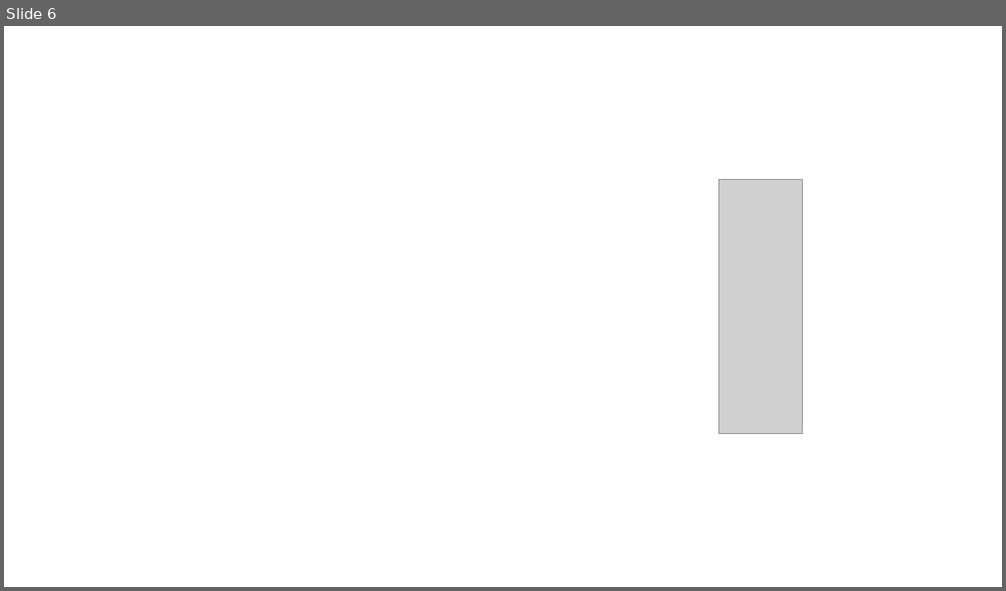
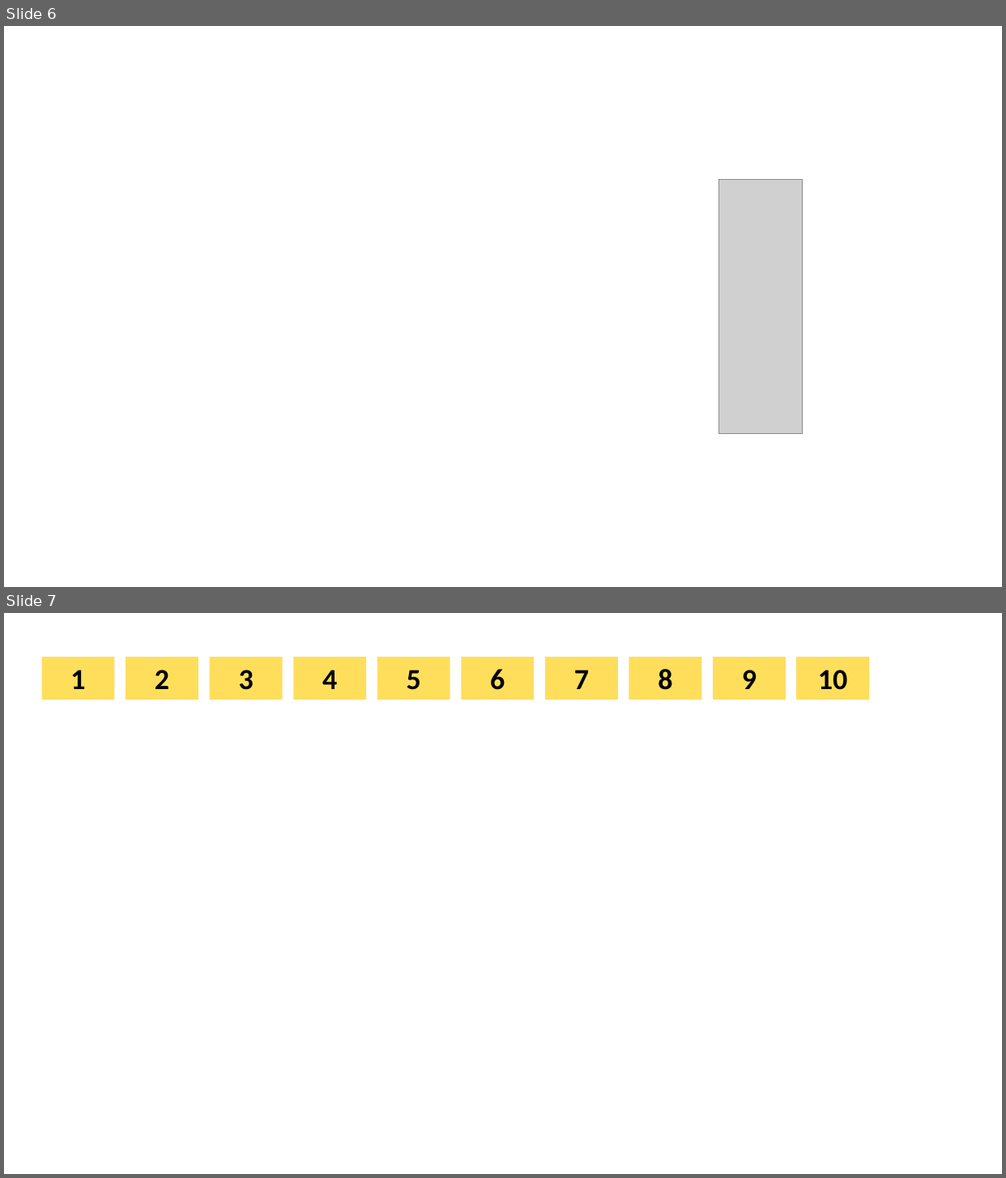
Before and after one commit to raphaeluziel/physics-sims, a slide deck: BlackBox/shapes.pptx. Shown one above the other, each under a label of ours: slide 6 before the commit, slides 6 and 7 after it. The pictures are 1006x591 and 1006x1178 pixels, drawn with LibreOffice and Linux fonts; fonts in the diff are those of the drawing; grey boxes stand for pictures. Boxes give left, top, right and bottom in pixels: in the first picture for what was removed or moved away, otherwise in the second. Text is boxed around its words. In the diff, an @@ line names an element or a change of style, - is before the commit and + after.

```diff
--- a/BlackBox/shapes.pptx
+++ b/BlackBox/shapes.pptx
@@ slide 7 added at (4, 613, 1002, 1174), background #FFFFFF @@
@@ rectangle added at (41, 658, 114, 700), fill #FFCC00 at 64% opacity, 28 pt, text #000000, bold @@
+1
@@ rectangle added at (126, 658, 198, 700), fill #FFCC00 at 64% opacity, 28 pt, text #000000, bold @@
+2
@@ rectangle added at (210, 658, 283, 700), fill #FFCC00 at 64% opacity, 28 pt, text #000000, bold @@
+3
@@ rectangle added at (294, 658, 366, 700), fill #FFCC00 at 64% opacity, 28 pt, text #000000, bold @@
+4
@@ rectangle added at (377, 658, 450, 700), fill #FFCC00 at 64% opacity, 28 pt, text #000000, bold @@
+5
@@ rectangle added at (462, 658, 534, 700), fill #FFCC00 at 64% opacity, 28 pt, text #000000, bold @@
+6
@@ rectangle added at (545, 658, 618, 700), fill #FFCC00 at 64% opacity, 28 pt, text #000000, bold @@
+7
@@ rectangle added at (629, 658, 701, 700), fill #FFCC00 at 64% opacity, 28 pt, text #000000, bold @@
+8
@@ rectangle added at (713, 658, 786, 700), fill #FFCC00 at 64% opacity, 28 pt, text #000000, bold @@
+9
@@ rectangle added at (797, 658, 869, 700), fill #FFCC00 at 64% opacity, 28 pt, text #000000, bold @@
+10
```
Also in this commit, not shown: 1 slide changed, 15 other files.
